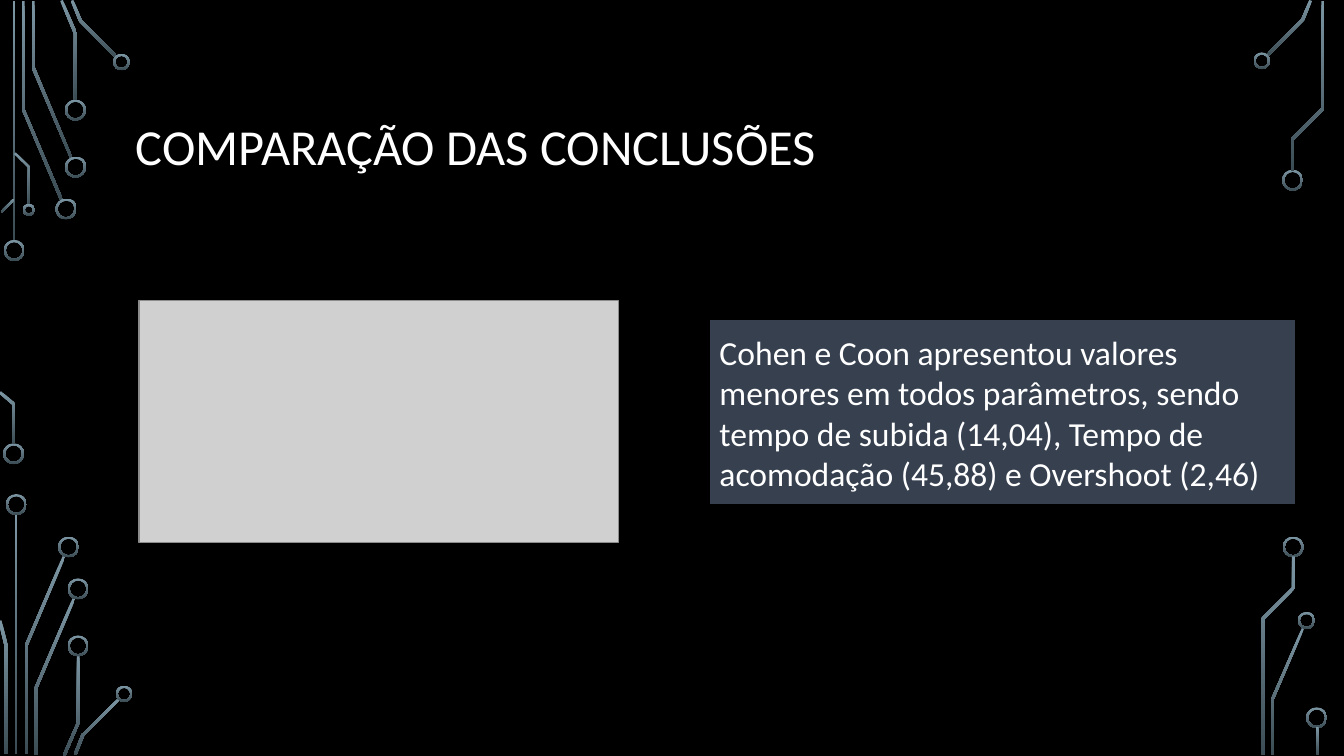
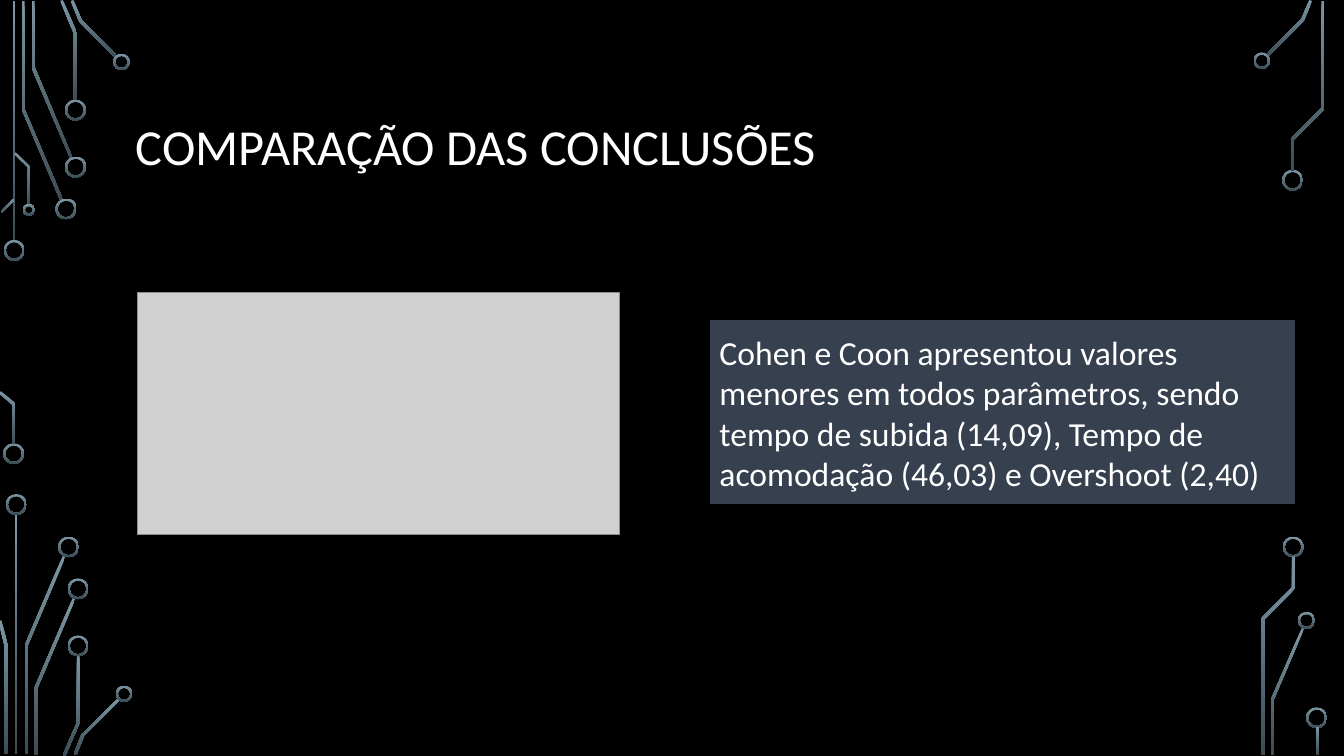
Before and after one commit to MathCarv/C213, a slide deck: slide 10 of documents/Trabalho de Sistemas Embarcados (C213).pptx (slide 8 before the commit). Drawn at 1344x756 pixels with LibreOffice and Linux fonts; fonts in the diff are those of the drawing; grey boxes stand for pictures; background and template pictures are left out. Boxes give left, top, right and bottom in pixels: in the first picture for what was removed or moved away, otherwise in the second. Text is boxed around its words. In the diff, an @@ line names an element or a change of style, - is before the commit and + after.

```diff
--- a/documents/Trabalho de Sistemas Embarcados (C213).pptx
+++ b/documents/Trabalho de Sistemas Embarcados (C213).pptx
@@ picture: place and size @@
-picture at [139,300,618,542]
+picture at [137,292,619,534]
@@ text at [719,341,1259,492]: text changed @@
-Cohen e Coon apresentou valores menores em todos parâmetros, sendo tempo de subida (14,04), Tempo de acomodação (45,88) e Overshoot (2,46)
+Cohen e Coon apresentou valores menores em todos parâmetros, sendo tempo de subida (14,09), Tempo de acomodação (46,03) e Overshoot (2,40)
```
Also in this commit, not shown: 5 other slides changed, 3 slides added, 7 other files.
